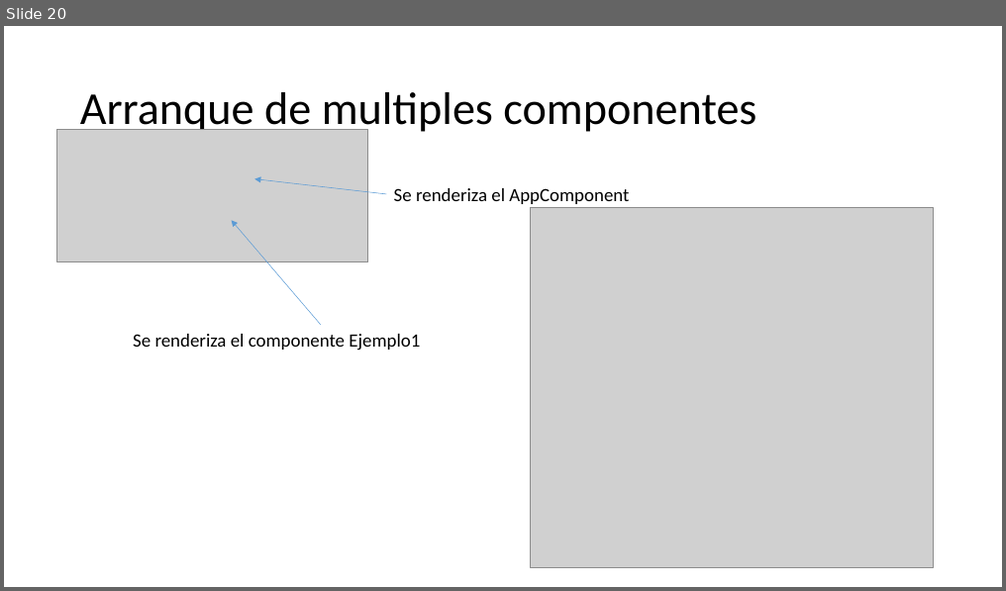
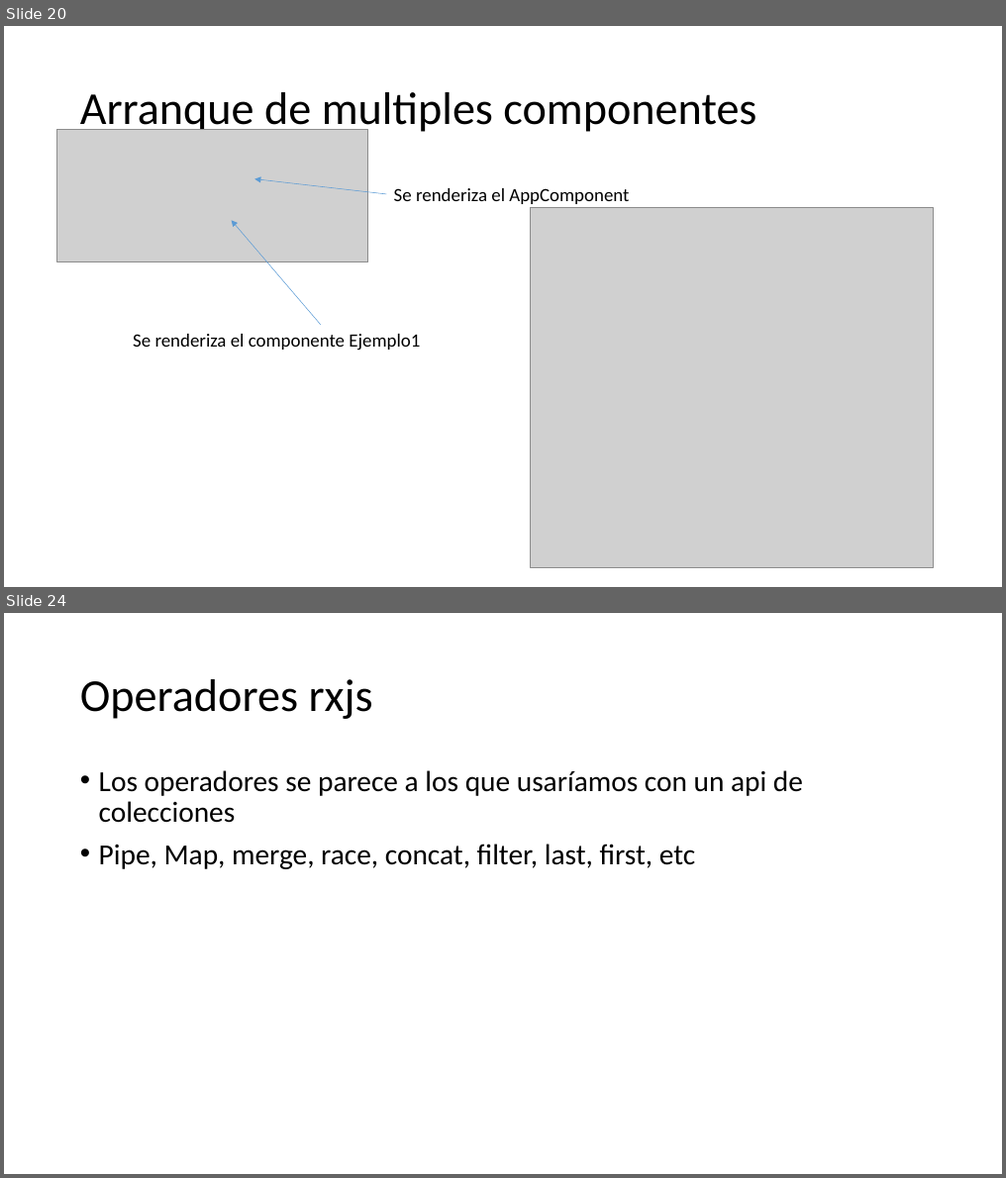
Before and after one commit to Jviejo/frontent, a slide deck: doc/angular 2 sesion 1.pptx. Shown one above the other, each under a label of ours: slide 20 before the commit, slides 20 and 24 after it; the slides between them are not shown. The pictures are 1006x591 and 1006x1178 pixels, drawn with LibreOffice and Linux fonts; fonts in the diff are those of the drawing; grey boxes stand for pictures. Boxes give left, top, right and bottom in pixels: in the first picture for what was removed or moved away, otherwise in the second. Text is boxed around its words. In the diff, an @@ line names an element or a change of style, - is before the commit and + after.

```diff
--- a/doc/angular 2 sesion 1.pptx
+++ b/doc/angular 2 sesion 1.pptx
@@ slide 24 added at [4,613,1002,1174], background #FFFFFF @@
@@ title added at [80,679,373,719], 44 pt, text #000000 @@
+Operadores rxjs
@@ text added at [99,770,803,869], 28 pt, text #000000 @@
+• Los operadores se parece a los que usaríamos con un api de colecciones
+• Pipe, Map, merge, race, concat, filter, last, first, etc
```
Also in this commit, not shown: 1 slide changed, 13 other slides added, 4 slides removed, 15 other files.
